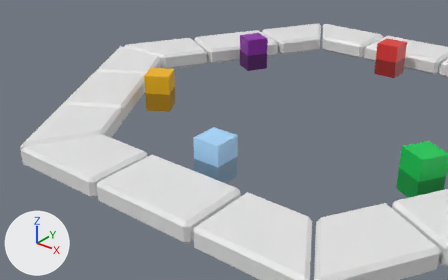
One commit to the glTF model apps/graphical-client/godot/assets/blender/tiles.glb: the scene before it, then after it.
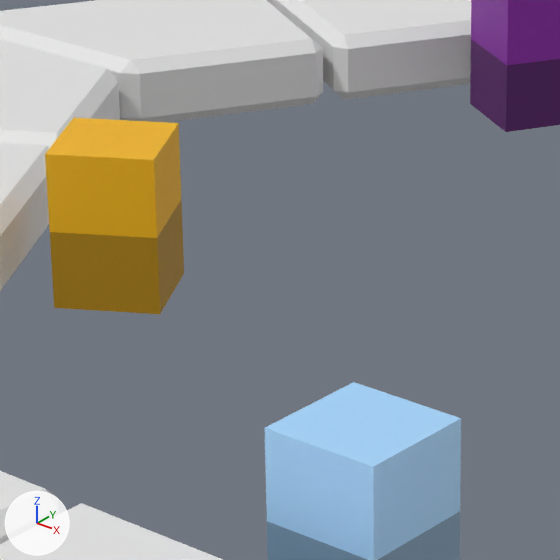
Old and new are each drawn from a 50 mm lens placed at (0.91, -1.622, 0.802), pointed at (-0.183, -0.255, -0.045) and again close up on the part from 30% to 58% of the width and 15% to 60% of the height. The lights are fixed; the arrows at lower left show +X, +Y and +Z. The older version's two pictures come first. Where no turn or scale is listed for an object, it has been applied to the vertices.

The first close-up shows 'BaseTileMaterial.000', 'BaseTileMaterial.004', 'BaseTileMaterial.005', 'Tile Type A.001', 'Tile Type A.002', 'Tile Type B', 'Tile Type B.001', 'Tile Type B.002', 'Tile Type C', 'TopTileMaterial.000', 'TopTileMaterial.004', 'TopTileMaterial.005'.
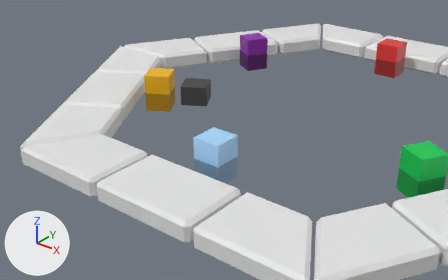
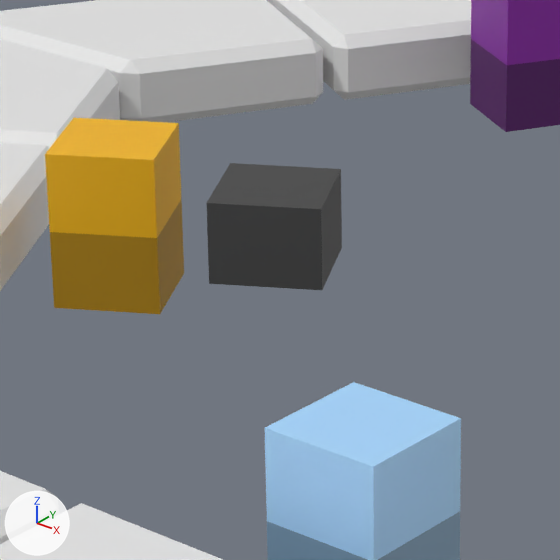
Boxes [x1, y1, x2, y2] around the edits, measured in the close-ups (560 x 560 px):
'NeutralMaterial', added: after [206, 163, 342, 290]

Diff of the bpy script that builds the scene:
```diff
--- a/apps/graphical-client/godot/assets/blender/tiles.glb.py
+++ b/apps/graphical-client/godot/assets/blender/tiles.glb.py
@@ mat_material_014 @@
+mat_material_014 = principled_material('Material.014')
+mat_material_014.base_color = (0.0885, 0.0885, 0.0885)  # dark grey #545454
+mat_material_014.metallic = 0.5
@@ me_cube_004 @@
+me_cube_004.from_pydata([(-0.0546, 0.0146, 0.0), (-0.0546, 0.0146, 0.06), (0.0146, 0.0546, 0.0), (0.0146, 0.0546, 0.06), (-0.0146, -0.0546, 0.0), (-0.0146, -0.0546, 0.06), (0.0546, -0.0146, 0.0), (0.0546, -0.0146, 0.06)], [], [(0, 1, 3), (0, 3, 2), (2, 3, 7), (2, 7, 6), (6, 7, 5), (6, 5, 4), (4, 5, 1), (4, 1, 0), (2, 6, 4), (2, 4, 0), (7, 3, 1), (7, 1, 5)])
+me_cube_004.materials.append(mat_material_014)  # dark grey #545454
@@ ob_neutralmaterial @@
+ob_neutralmaterial = bpy.data.objects.new('NeutralMaterial', me_cube_004)
+ob_neutralmaterial.location = (-0.2921, -0.2589, 0.06)
```
